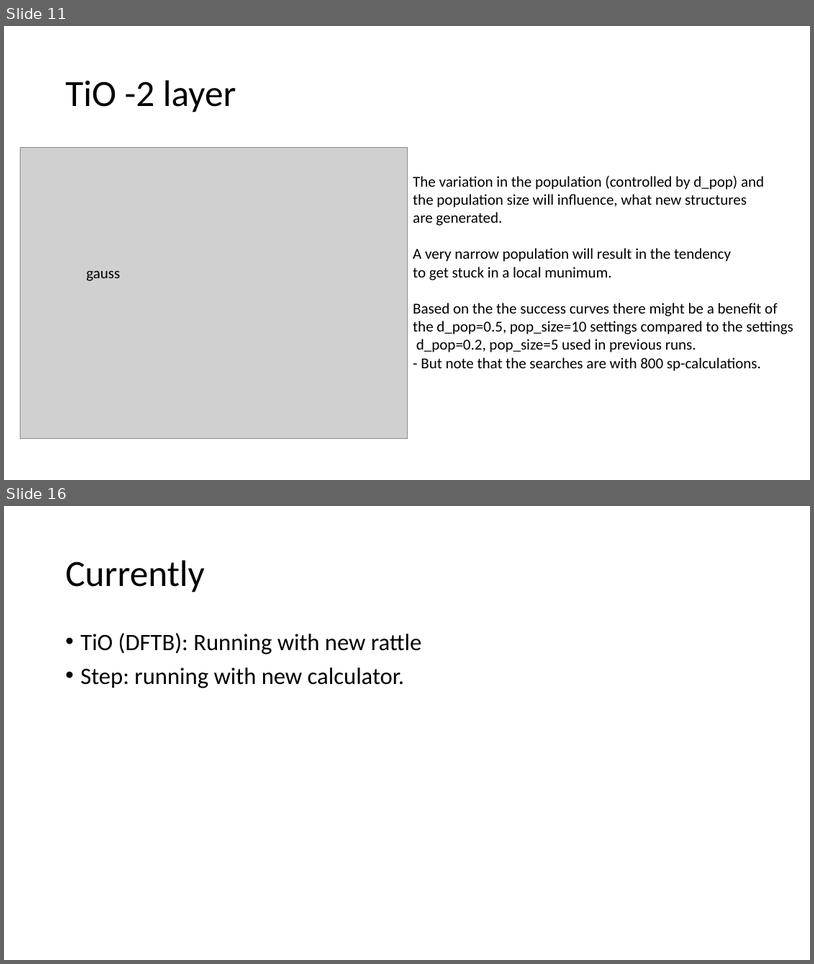
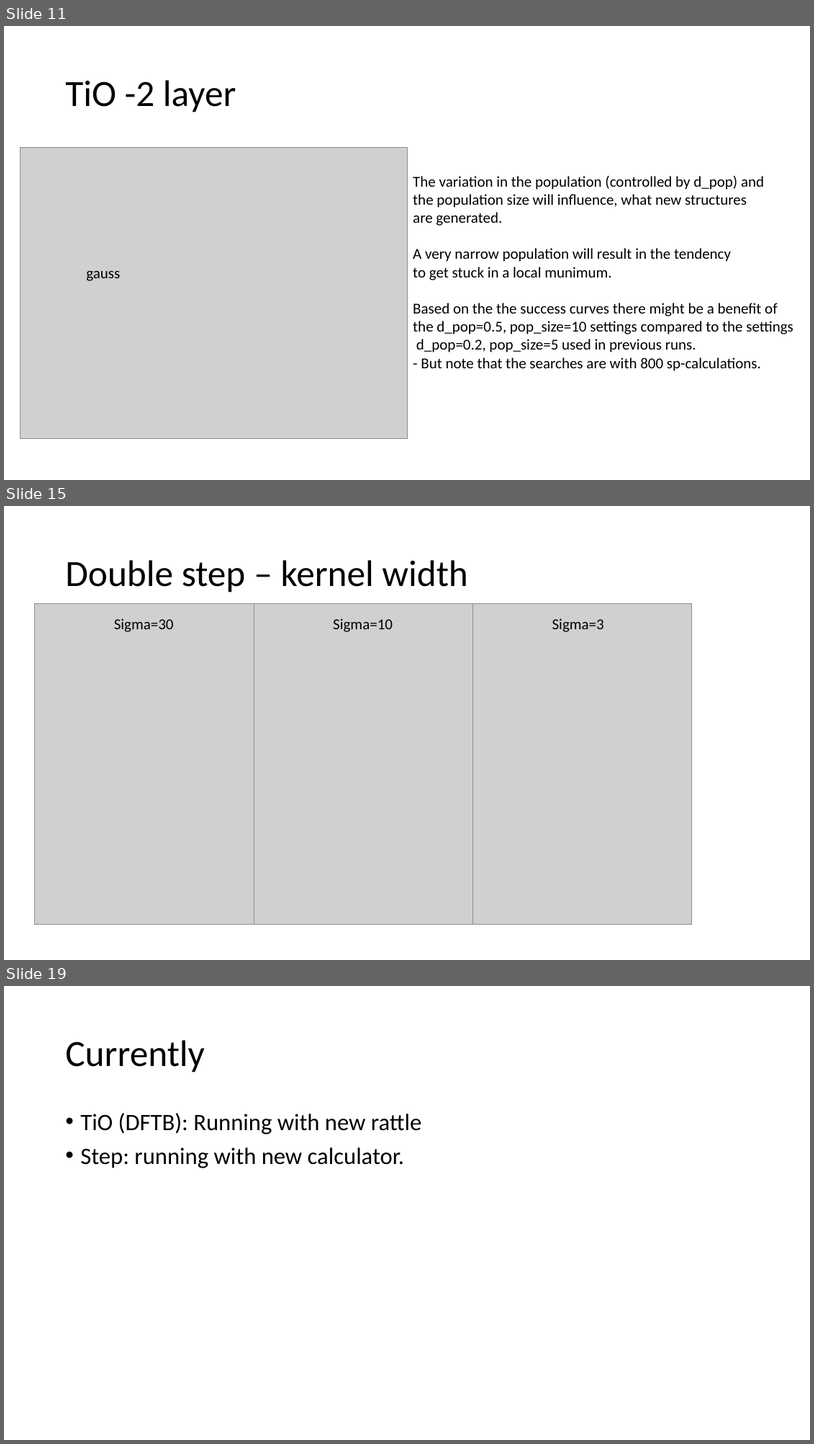
Before and after one commit to MaltheBisbo/learningForces, a slide deck: progress.pptx. Shown one above the other, each under a label of ours: slides 11 and 16 before the commit, slides 11, 15 and 19 after it; the slides between them are not shown. The pictures are 814x964 and 814x1444 pixels, drawn with LibreOffice and Linux fonts; fonts in the diff are those of the drawing; grey boxes stand for pictures. Boxes give left, top, right and bottom in pixels: in the first picture for what was removed or moved away, otherwise in the second. Text is boxed around its words. In the diff, an @@ line names an element or a change of style, - is before the commit and + after.

```diff
--- a/progress.pptx
+++ b/progress.pptx
@@ slide 15 added at bbox=[4, 506, 810, 960], background #FFFFFF @@
@@ title added at bbox=[65, 560, 468, 592], 44 pt, text #000000 @@
+Double step – kernel width
@@ picture added at bbox=[35, 603, 254, 924] @@
@@ picture added at bbox=[254, 603, 473, 924] @@
@@ picture added at bbox=[473, 603, 692, 924] @@
@@ text added at bbox=[114, 618, 174, 632], 18 pt, text #000000 @@
+Sigma=30
@@ text added at bbox=[333, 618, 393, 632], 18 pt, text #000000 @@
+Sigma=10
@@ text added at bbox=[553, 618, 604, 632], 18 pt, text #000000 @@
+Sigma=3
@@ what was slide 16 is now slide 19 @@
```
Also in this commit, not shown: 5 slides changed, 2 other slides added.
